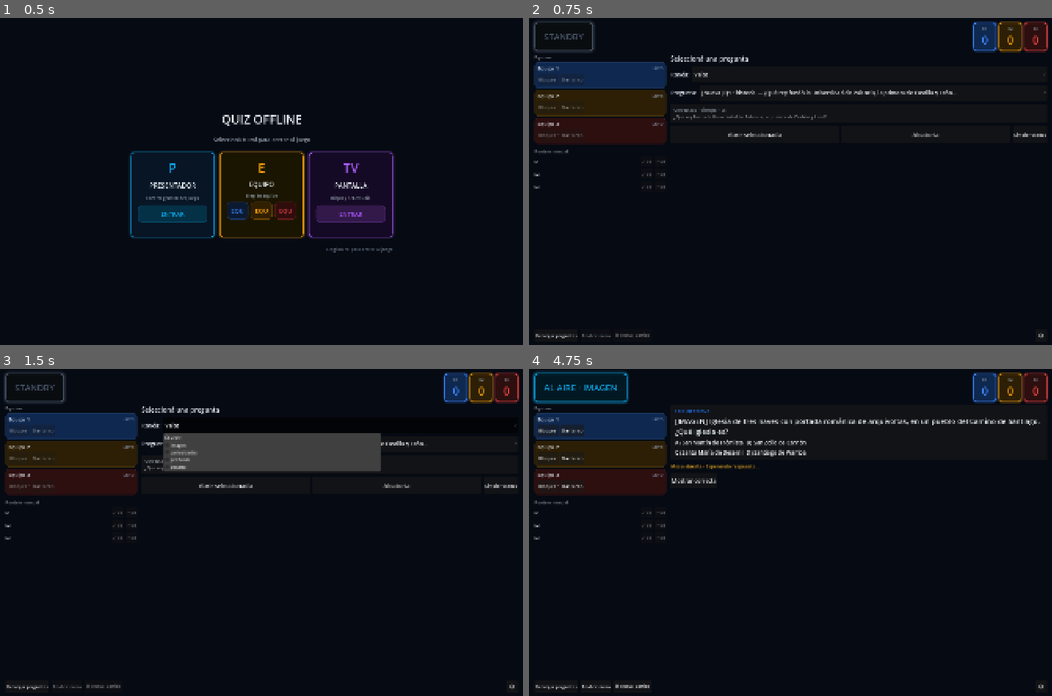
Above: before the commit, frames 1-4 (two rows, left to right).
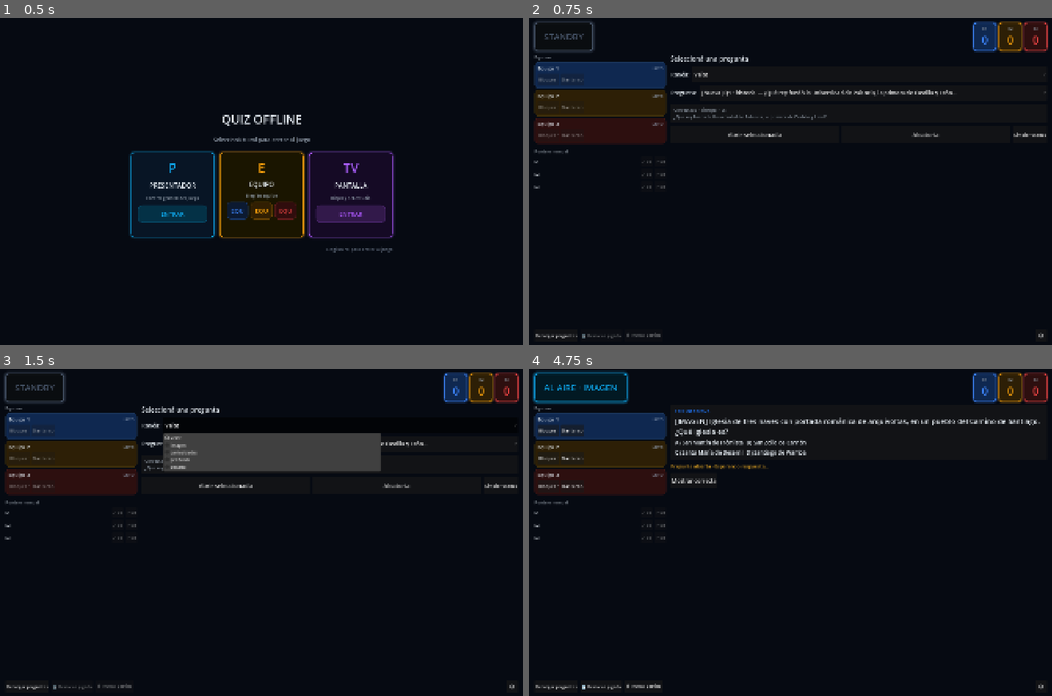
Above: after the commit, the same moments.

Repository: danielgap/touring-snake
Game: Godot game, scene res://main.tscn
The game is run twice, just before and just after one commit, with the same random seed, the same clock (stepped at 60 frames per second) and the same inputs.
Inputs:
- Up to frame 1 (0.5 s): no input
- Up to frame 2 (0.75 s): click "ENTRAR" at 0.5 s
- Up to frame 3 (1.5 s): click "veloz" at 1.25 s
- Up to frame 4 (4.75 s): click "[Nueva] Q1 · historia — ¿Qué …" at 2 s; click "imagen" at 2.75 s; click "[Nueva] Q21 · monumentos — [I…" at 3.5 s; click "Abrir seleccionada" at 4.25 s

Frame 1 is identical in both runs. In frame 2, less than 0.1% of the frame differs, in the area x 10-26%, y 96-98%; in frame 3, less than 0.1%; in frame 4, 0.3%, in the area x 10-46%, y 29-98%.
Error in both runs: Attempt to call function 'add_theme_color_override' in base 'null instance' on a null instance. (res://scripts/presenter/presenter_root_controller.gd:144)

Commit message:
refactor: replace casino mesa terminology with quiz language
Changed all 7 instances of mesa/casino terms to proper quiz terminology. Reabrir mesa becomes Reiniciar jugada. Mesa abierta becomes Pregunta abierta. Cierra la mesa becomes Cierra la ronda. Affects presenter, display, contestant controllers and game_service status texts.

Diff:
--- a/quiz/godot/autoload/game_service.gd
+++ b/quiz/godot/autoload/game_service.gd
@@ -252,7 +252,7 @@
 	if not state.current_question.text.is_empty():
 		state.phase = Enums.GamePhase.QUESTION
 		state.answers_enabled = true
-		state.status_text = "Mesa reabierta. Todos los equipos pueden volver a responder."
+		state.status_text = "Jugada reiniciada. Todos los equipos pueden volver a responder."
 	else:
 		state.status_text = "Bloqueos de equipos reiniciados."
 	AppState.apply_game_state(state)
@@ -291,7 +291,7 @@
 	var state: GameState = AppState.current_state.duplicate_state()
 	if state.active_team_id == team_id:
 		state.active_team_id = 0
-		state.status_text = "Turno manual liberado. La mesa vuelve a quedar abierta."
+		state.status_text = "Turno manual liberado. Pregunta abierta para todos."
 		AppState.apply_game_state(state)
 		_save_presenter_session()
 		_publish_state(state)
@@ -386,7 +386,7 @@
 			state.last_selected_option = String(payload.get("opcion", ""))
 			state.answer_feedback_status = Enums.AnswerFeedbackStatus.PENDING
 			state.correction_applied = false
-			state.status_text = "Equipo %d respondió primero. La mesa queda cerrada hasta corrección." % state.locked_team_id
+			state.status_text = "Equipo %d respondió primero. Pregunta cerrada hasta corrección." % state.locked_team_id
 			AppState.apply_game_state(state)
 			emit_signal("answer_received", state.locked_team_id, state.last_selected_option)
 			_save_presenter_session()
--- a/quiz/godot/scenes/presenter/presenter_root.tscn
+++ b/quiz/godot/scenes/presenter/presenter_root.tscn
@@ -725,7 +725,7 @@
 layout_mode = 2
 custom_minimum_size = Vector2(0, 44)
 theme_override_font_sizes/font_size = 16
-text = "Reabrir mesa"
+text = "🔄 Reiniciar jugada"
 
 [node name="ClearSessionBtn" type="Button" parent="RootMargin/RootVBox/BottomBar"]
 unique_name_in_owner = true
--- a/quiz/godot/scripts/contestant/contestant_controller.gd
+++ b/quiz/godot/scripts/contestant/contestant_controller.gd
@@ -343,7 +343,7 @@
 	if state.active_team_id == AppState.selected_team_id and can_answer:
 		return "SU TURNO — Respondan ahora."
 	if can_answer:
-		return "RESPONDAN AHORA — La primera respuesta cierra la mesa."
+		return "RESPONDAN AHORA — La primera respuesta cierra la ronda."
 	if state.current_question.text.is_empty():
 		return "Esperando pregunta del presentador."
 	return "Esperen habilitación del presentador."
--- a/quiz/godot/scripts/display/display_controller.gd
+++ b/quiz/godot/scripts/display/display_controller.gd
@@ -438,7 +438,7 @@
 		lock_label.text = "Turno · %s" % ShowConfig.get_team_name(state.active_team_id)
 		lock_label.add_theme_color_override("font_color", TEXT_DIM)
 	elif state.answers_enabled:
-		lock_label.text = "Mesa abierta · Esperando respuesta..."
+		lock_label.text = "Pregunta abierta · Esperando respuesta..."
 		lock_label.add_theme_color_override("font_color", TEXT_DIM)
 	else:
 		lock_label.text = ""
--- a/quiz/godot/scripts/presenter/presenter_root_controller.gd
+++ b/quiz/godot/scripts/presenter/presenter_root_controller.gd
@@ -622,7 +622,7 @@
 	elif state.active_team_id > 0:
 		lock_info.text = "Turno reservado · %s" % ShowConfig.get_team_name(state.active_team_id)
 	elif state.answers_enabled:
-		lock_info.text = "Mesa abierta · Esperando respuesta..."
+		lock_info.text = "Pregunta abierta · Esperando respuesta..."
 	else:
 		lock_info.text = ""
 
